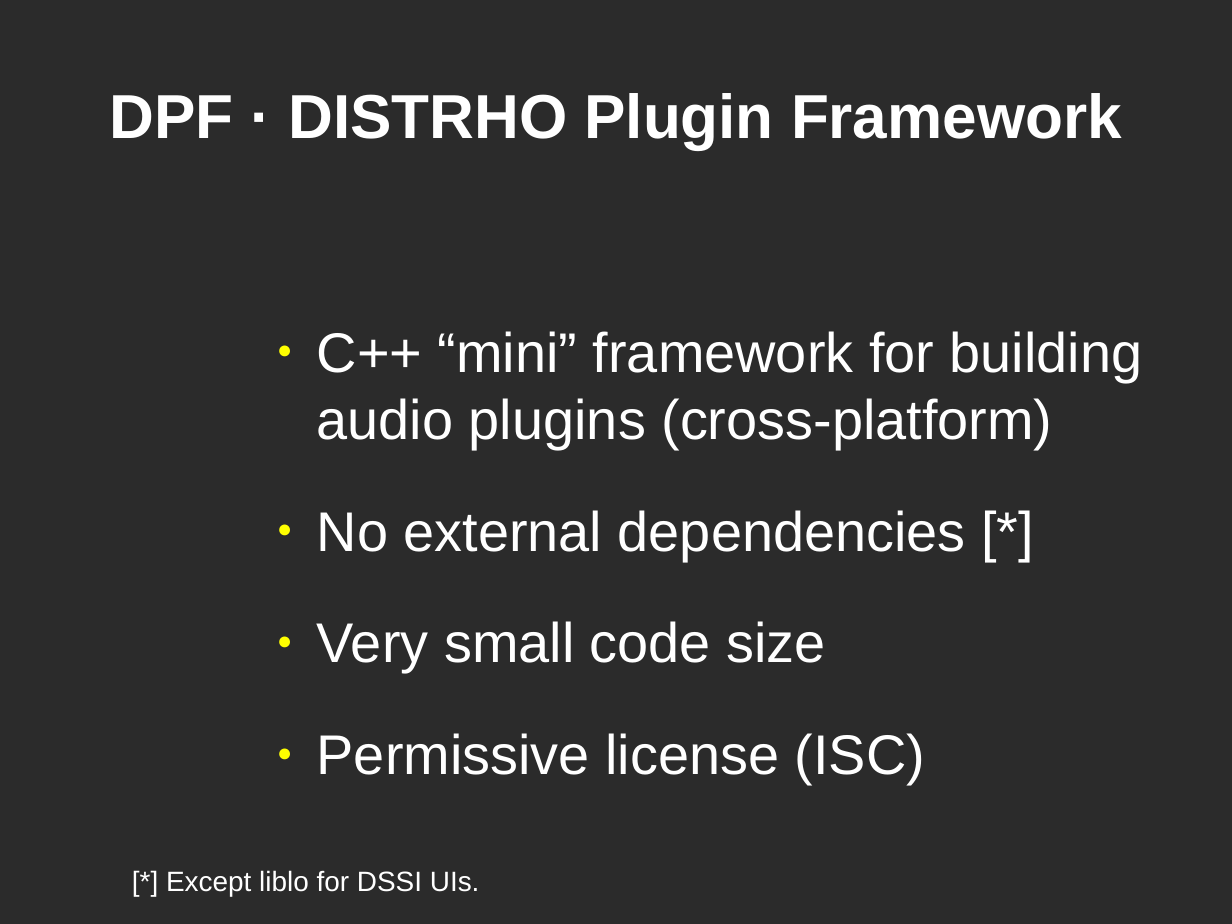
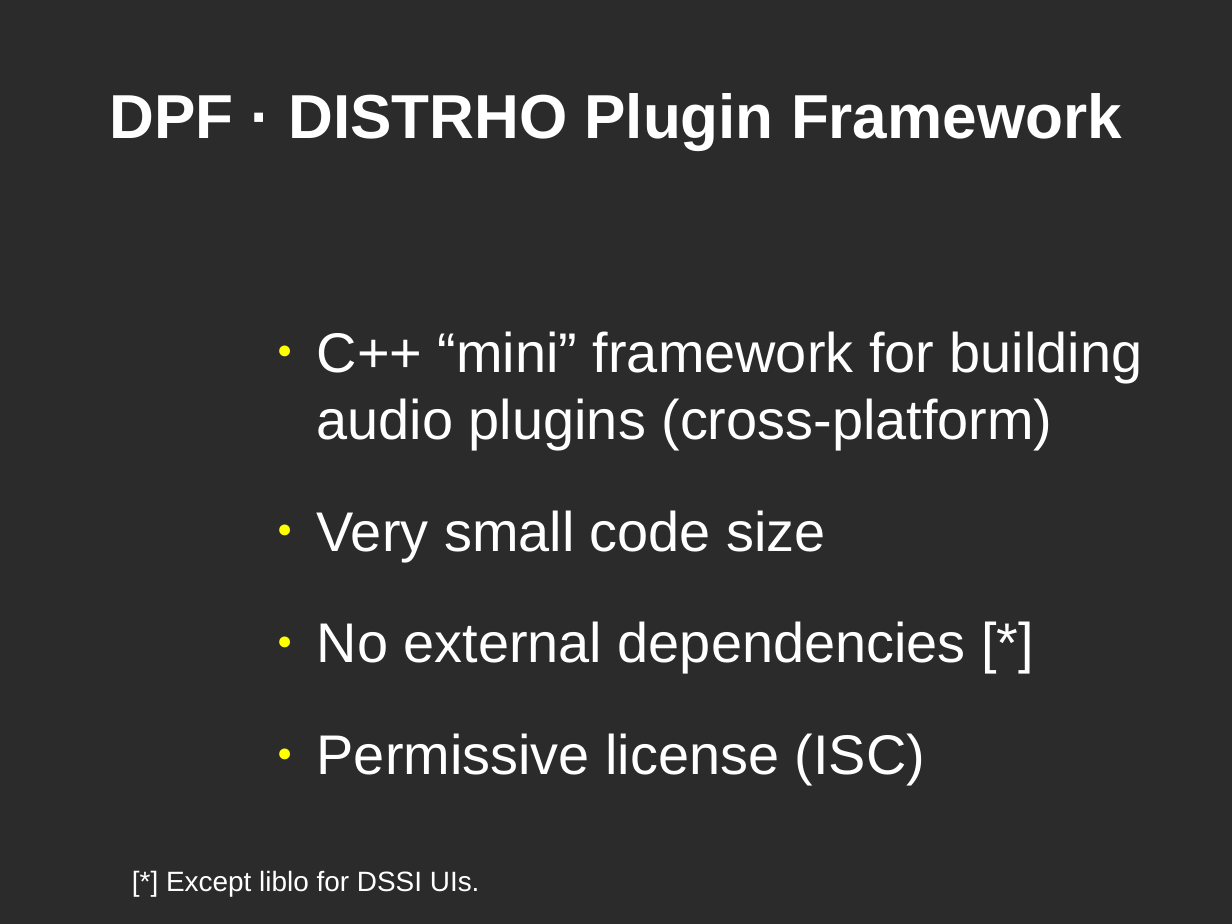
Before and after one commit to DISTRHO/DPF, a slide deck: slide 2 of lac/2014-small-talk.odp. Drawn at 1232x924 pixels with LibreOffice and Linux fonts; fonts in the diff are those of the drawing; background and template pictures are left out; a plain dark background stands for a picture behind light text. Boxes give left, top, right and bottom in pixels: in the first picture for what was removed or moved away, otherwise in the second. Text is boxed around its words. In the diff, an @@ line names an element or a change of style, - is before the commit and + after.

```diff
--- a/lac/2014-small-talk.odp
+++ b/lac/2014-small-talk.odp
@@ text at (317, 510, 826, 561): paragraph added @@
+● Very small code size
@@ text at (317, 621, 826, 672): paragraph removed @@
-● Very small code size
```
Also in this commit, not shown: 8 other slides changed, 1 slide removed.
